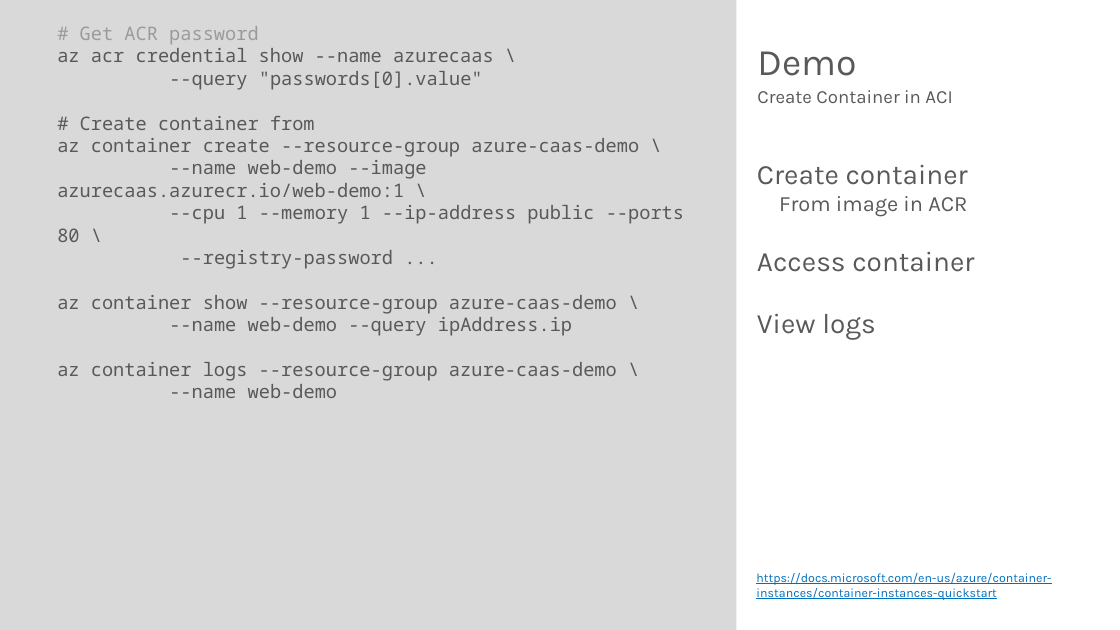
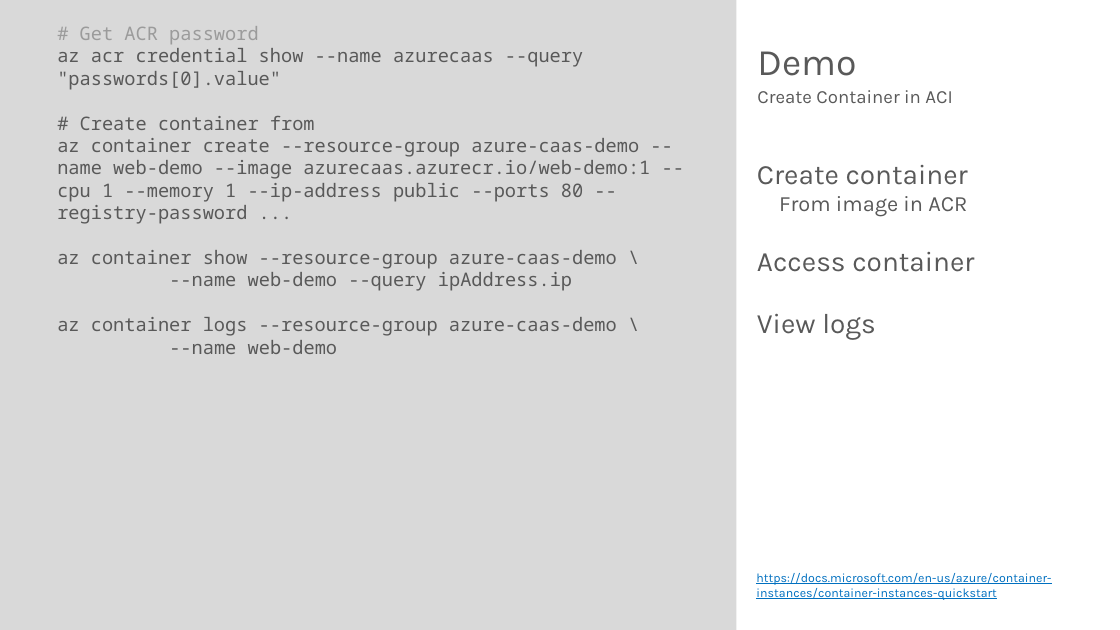
Before and after one commit to rstropek/DockerVS2015Intro, a slide deck: slide 10 of slides/Azure-CaaS.pptx (slide 9 before the commit). Drawn at 1120x630 pixels with LibreOffice and Linux fonts; fonts in the diff are those of the drawing. Boxes give left, top, right and bottom in pixels: in the first picture for what was removed or moved away, otherwise in the second. Text is boxed around its words. In the diff, an @@ line names an element or a change of style, - is before the commit and + after.

```diff
--- a/slides/Azure-CaaS.pptx
+++ b/slides/Azure-CaaS.pptx
@@ text at (57,48,583,90): text changed @@
-az acr credential show --name azurecaas \
---query "passwords[0].value"
+az acr credential show --name azurecaas --query "passwords[0].value"
@@ text at (57,138,650,224): text changed @@
-az container create --resource-group azure-caas-demo \
---name web-demo --image azurecaas.azurecr.io/web-demo:1 \
---cpu 1 --memory 1 --ip-address public --ports 80 \
---registry-password ...
+az container create --resource-group azure-caas-demo --name web-demo --image azurecaas.azurecr.io/web-demo:1 --cpu 1 --memory 1 --ip-address public --ports 80 --registry-password ...
```
Also in this commit, not shown: 4 other slides changed, 5 slides added, 4 other files.
